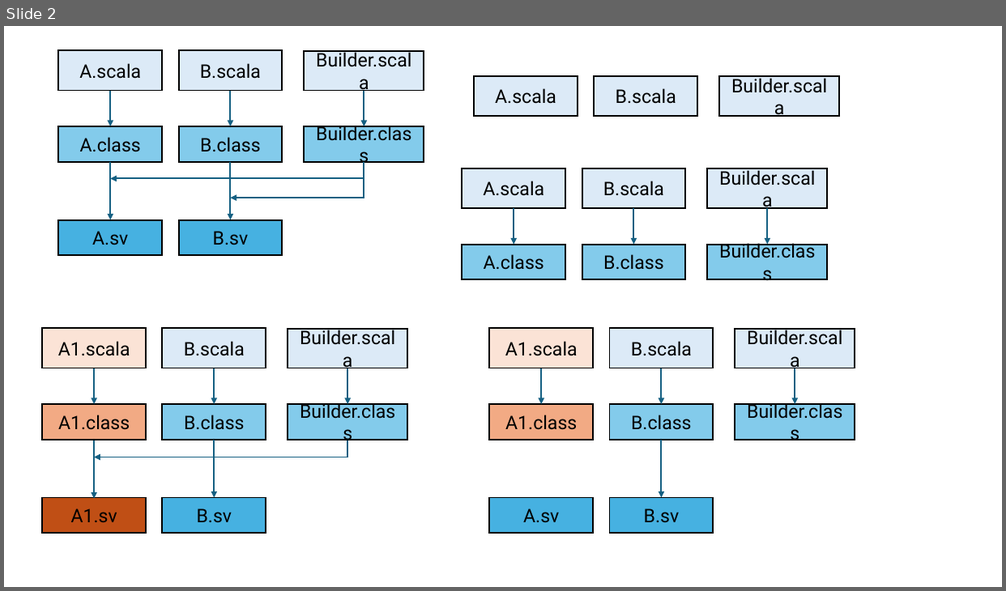
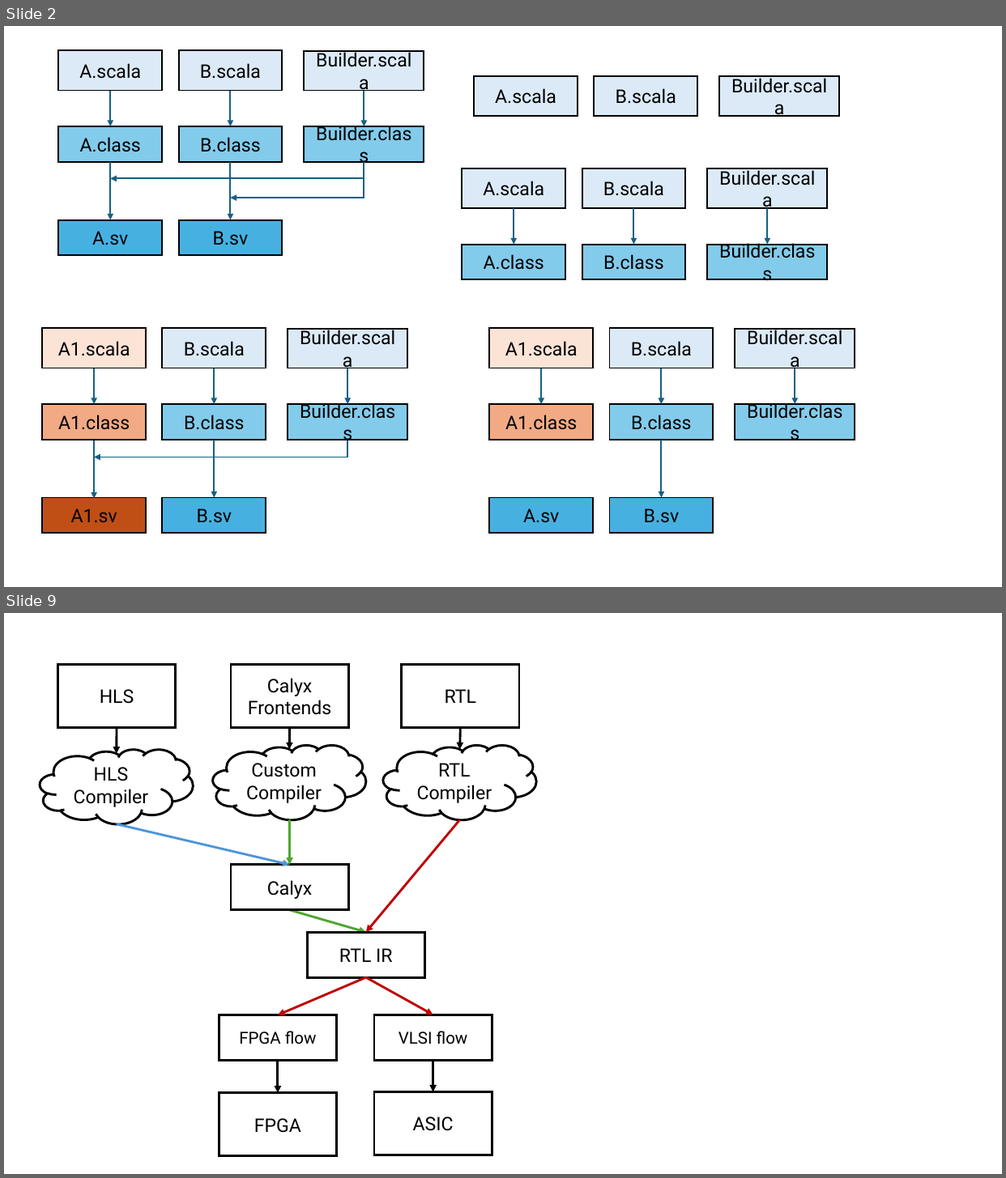
Before and after one commit to vighneshiyer/vighneshiyer.github.io, a slide deck: figs/latte24/figs.pptx. Shown one above the other, each under a label of ours: slide 2 before the commit, slides 2 and 9 after it; the slides between them are not shown. The pictures are 1006x591 and 1006x1178 pixels, drawn with LibreOffice and Linux fonts; fonts in the diff are those of the drawing. Boxes give left, top, right and bottom in pixels: in the first picture for what was removed or moved away, otherwise in the second. Text is boxed around its words. In the diff, an @@ line names an element or a change of style, - is before the commit and + after.

```diff
--- a/figs/latte24/figs.pptx
+++ b/figs/latte24/figs.pptx
@@ slide 9 added at box(4, 613, 1002, 1174), background #FFFFFF @@
@@ group added at box(40, 665, 537, 1157): 11 arrows, 9 rectangles, 3 clouds @@
+HLS
+RTL
+Calyx Frontends
+HLS Compiler
+Calyx
+Custom Compiler
+RTL Compiler
+RTL IR
+FPGA
+ASIC
+FPGA flow
+VLSI flow
```
Also in this commit, not shown: 8 other slides added, 47 other files.
